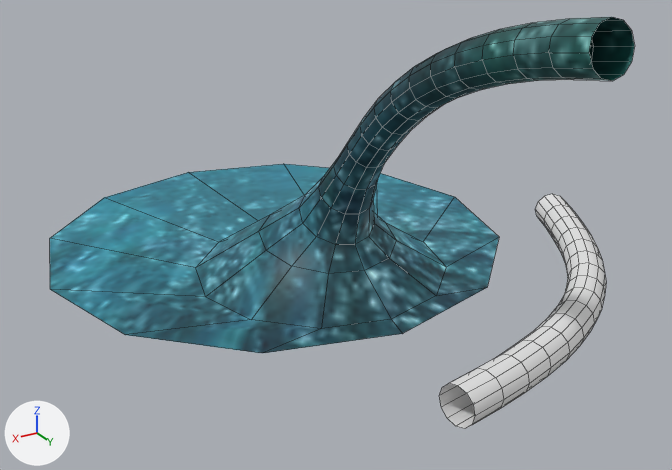
Before and after pictures for a commit that changed the Blender file Pipe/WaterGushing/Gushing.blend.
One viewpoint serves both versions: a 50 mm lens placed at (0.931, 1.706, 0.905), pointed at (-0.016, 0.128, 0.116). Lighting does not change. The marker at lower left points along +X, +Y and +Z. Mesh edges are drawn as thin lines.

In view in the first picture: 'BCK', 'Water'.
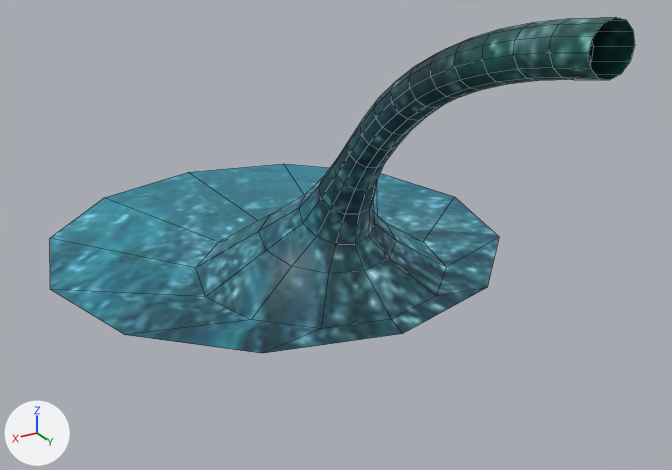
ob_path is not drawn itself; it is used by a modifier of ob_bck.

The newer file is also turned or shifted as a whole; pictures and numbers use the older file's frame.

What the commit changed:
me_cylinder_002 has 204 vertices, 192 faces and spans x -13.6..12.6, y -16.9..20.4, z -7.6..8.9.
me_cylinder_002 is used by ob_water; location (0.012, 0.013, 0.321); scale (0.0413, 0.0413, 0.0413).
me_cylinder_002 part 1: all 10 vertices in x -1.3..0.5, y 20.1..20.4, z 6.9..8.9 are scaled about their middle by (1, 0.135, 1.01).
Object 'PATH' (ob_path) is deleted.
Object 'BCK' (ob_bck) is deleted.

Where the change shows, as pixel boxes (x1, y1, x2, y2) in the pictures (672 x 470 px; the box of a moved part takes in the faces that stretch with it):
'BCK', deleted: before (439, 194, 606, 429)
part 1 of me_cylinder_002, moved or reshaped: before (549, 17, 635, 81); after (549, 17, 635, 80)
